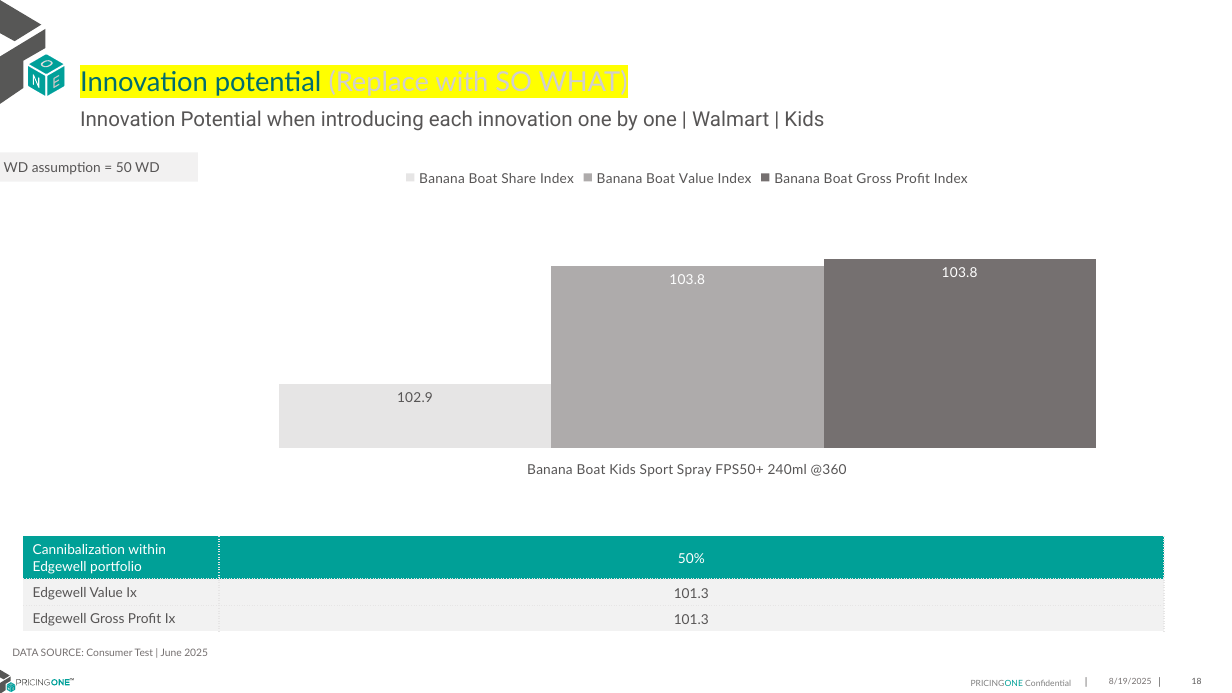
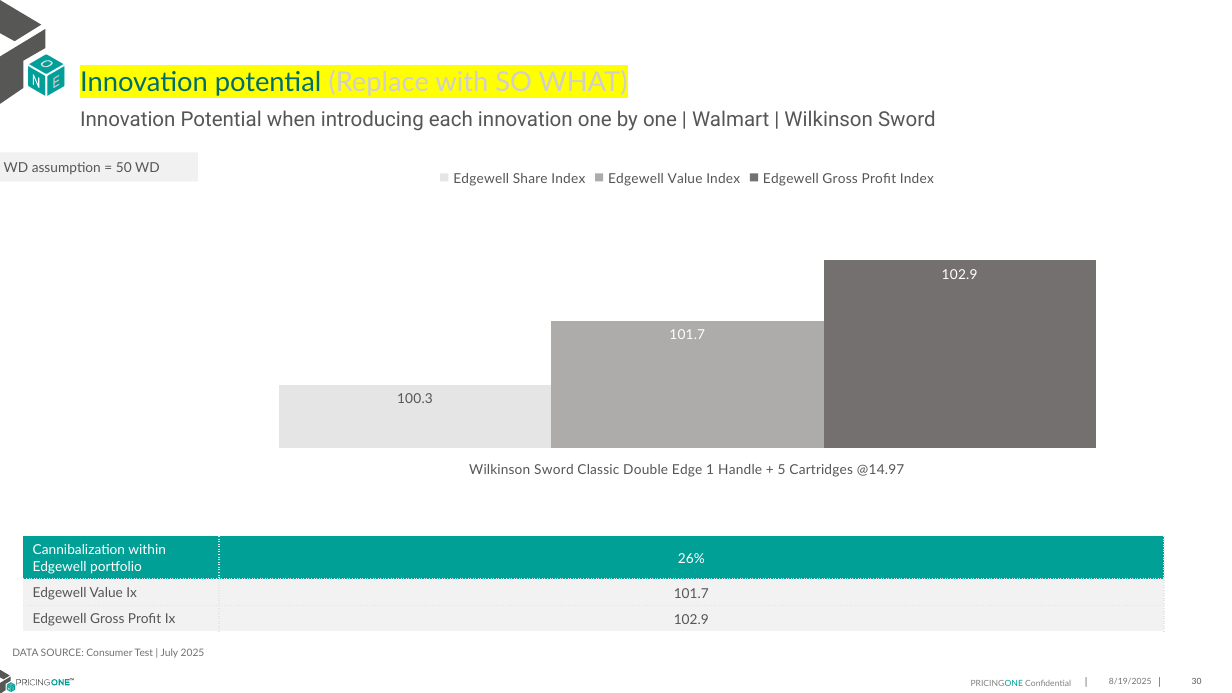
Before and after one commit to PricingOne/Slide-Automate, a slide deck: slide 30 of Innovation CBC Slide Duplicate/Innovation CBC Walmart output 2025-08-19.pptx (slide 18 before the commit). Drawn at 1232x693 pixels with LibreOffice and Linux fonts; fonts in the diff are those of the drawing. Boxes give left, top, right and bottom in pixels: in the first picture for what was removed or moved away, otherwise in the second. Text is boxed around its words. In the diff, an @@ line names an element or a change of style, - is before the commit and + after.

Commit message:
edgewell us inno

```diff
--- a/Innovation CBC Slide Duplicate/Innovation CBC Walmart output 2025-08-19.pptx
+++ b/Innovation CBC Slide Duplicate/Innovation CBC Walmart output 2025-08-19.pptx
@@ text at [80, 110, 936, 131]: text changed @@
-Innovation Potential when introducing each innovation one by one | Walmart | Kids
+Innovation Potential when introducing each innovation one by one | Walmart | Wilkinson Sword
@@ column chart at [211, 155, 1164, 536] @@
-categories: Banana Boat Kids Sport Spray FPS50+ 240ml @360
+categories: Wilkinson Sword Classic Double Edge 1 Handle + 5 Cartridges @14.97
-Banana Boat Share Index: 102.9
+Edgewell Share Index: 100.3
-Banana Boat Value Index: 103.8
+Edgewell Value Index: 101.7
-Banana Boat Gross Profit Index: 103.8
+Edgewell Gross Profit Index: 102.9
@@ table at [23, 536, 1164, 632] @@
-row 1, column 2: 50%
+row 1, column 2: 26%
-row 2, column 2: 101.3
+row 2, column 2: 101.7
-row 3, column 2: 101.3
+row 3, column 2: 102.9
@@ text at [12, 648, 205, 658]: text changed @@
-DATA SOURCE: Consumer Test | June 2025
+DATA SOURCE: Consumer Test | July 2025
```
Also in this commit, not shown: 26 other slides changed, 13 slides added, 1 slide removed, 12 other files.
